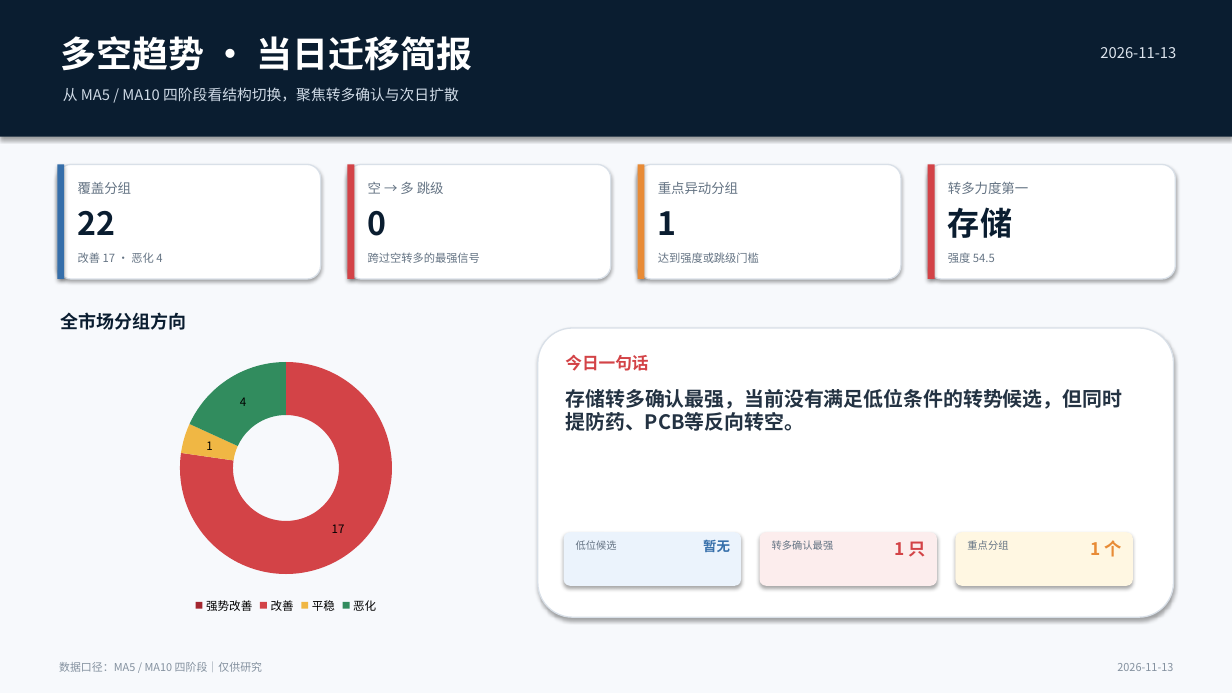
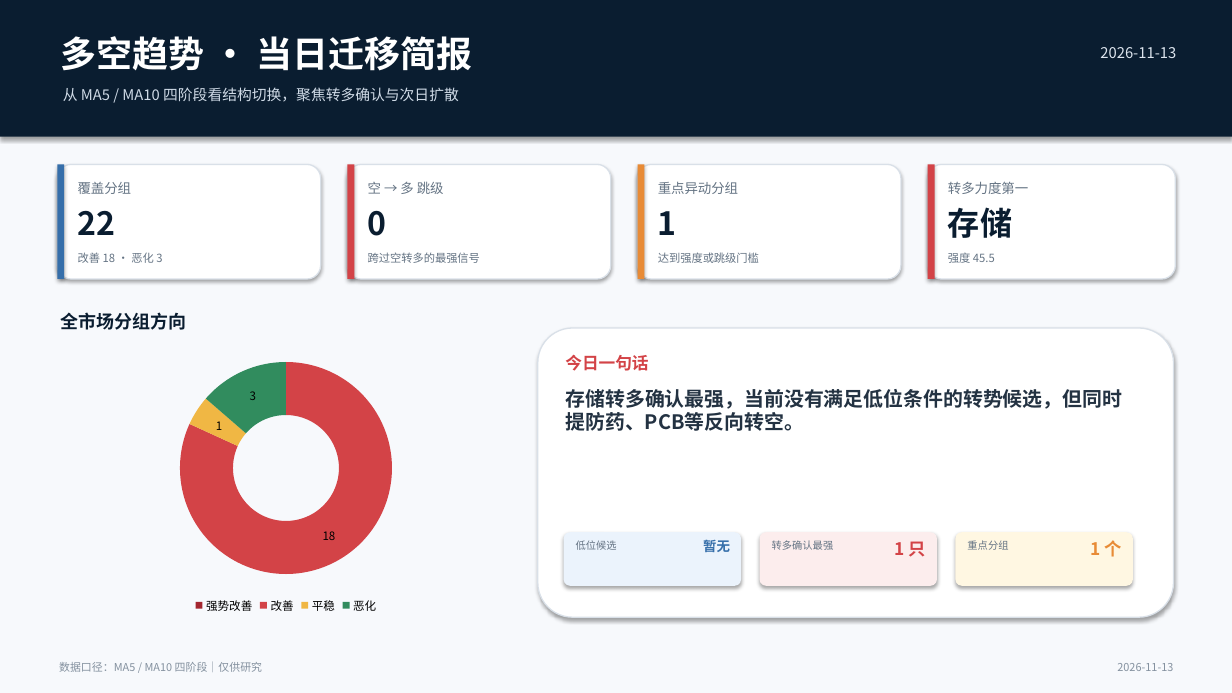
Before and after one commit to nancybhc/a-share-blast-lab, a slide deck: slide 1 of assets/多空阶段简报_2026-11-13.pptx. Drawn at 1232x693 pixels with LibreOffice and Linux fonts; fonts in the diff are those of the drawing. Boxes give left, top, right and bottom in pixels: in the first picture for what was removed or moved away, otherwise in the second. Text is boxed around its words. In the diff, an @@ line names an element or a change of style, - is before the commit and + after.

```diff
--- a/assets/多空阶段简报_2026-11-13.pptx
+++ b/assets/多空阶段简报_2026-11-13.pptx
@@ text at (78,252,162,263): text changed @@
-改善 17 · 恶化 4
+改善 18 · 恶化 3
@@ text at (948,253,995,263): text changed @@
-强度 54.5
+强度 45.5
@@ doughnut chart at (67,349,506,617) @@
@@ Series 1, 改善: 17 to 18 @@
@@ Series 1, 恶化: 4 to 3 @@
```
Also in this commit, not shown: 3 other slides changed, 11 other files.
